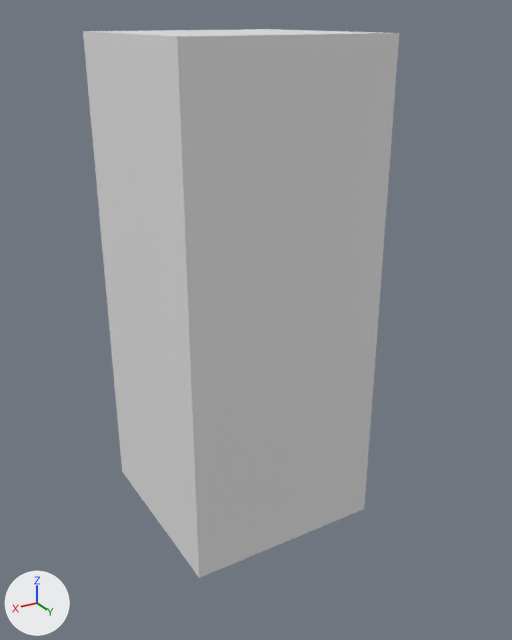
A saved change to the FBX model SakuraProject/Assets/models/m_gashapones_mini.fbx.
Before and after are seen from a 50 mm lens placed at (0.809, 1.444, 1.231), pointed at (-0.005, 0.087, 0.552). Every picture has the same lights, and +X, +Y and +Z are marked at lower left.

Names of what the first picture shows: 'gashapones_mini'.
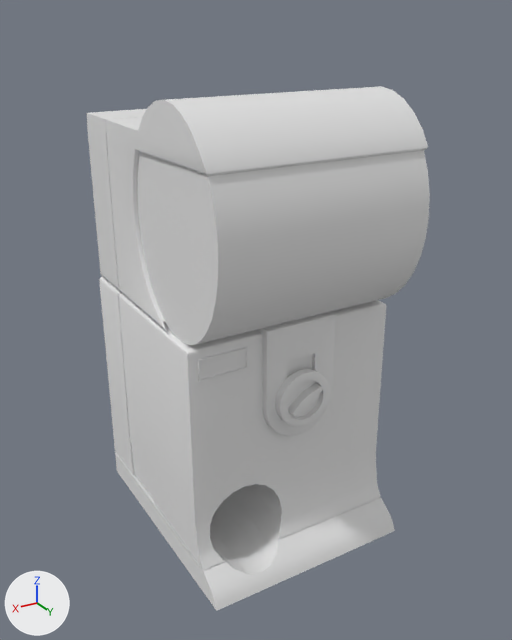
Boxes (x1, y1, x2, y2) around the edits, measured in the pictures (512 x 640 px):
'gashapones_mini', reshaped, turned
    before: (83, 29, 399, 578)
    after: (87, 86, 430, 611)

Edits to the bpy script that builds the scene:
```text
Change me_cube_028:
    used by ob_gashapones_mini; location = (0.0, 0.0, 0.0)
    remove me_cube_028.from_pydata(...)  # 8 vertices, 6 faces; spans x -0.25..0.25, y -0.25..0.25, z 0.001..1.197
    add me_cube_028.from_pydata(...)  # 944 vertices, 955 faces; spans x -0.262..0.384, y 0.0..1.089, z -0.262..0.262
    me_cube_028 part 1: 8 vertices removed from x -0.25..0.25, y -0.25..0.25, z 0.001..1.197; 944 vertices added at x -0.262..0.384, y 0.0..1.089, z -0.262..0.262
Change ob_gashapones_mini:
    ob_gashapones_mini.rotation_euler: (0.0, 0.0, 0.0) -> (1.571, 0.0, 1.571)  # degrees (0, 0, 0) -> degrees (90, 0, 90)
```
